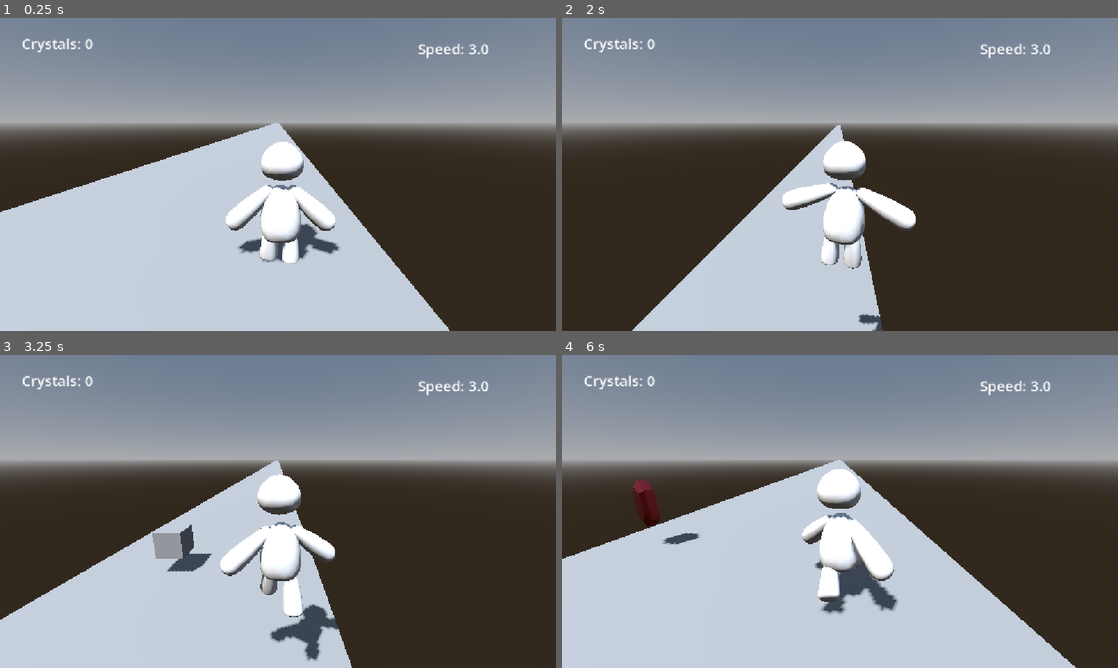
Above: before the commit, frames 1-4 (two rows, left to right).
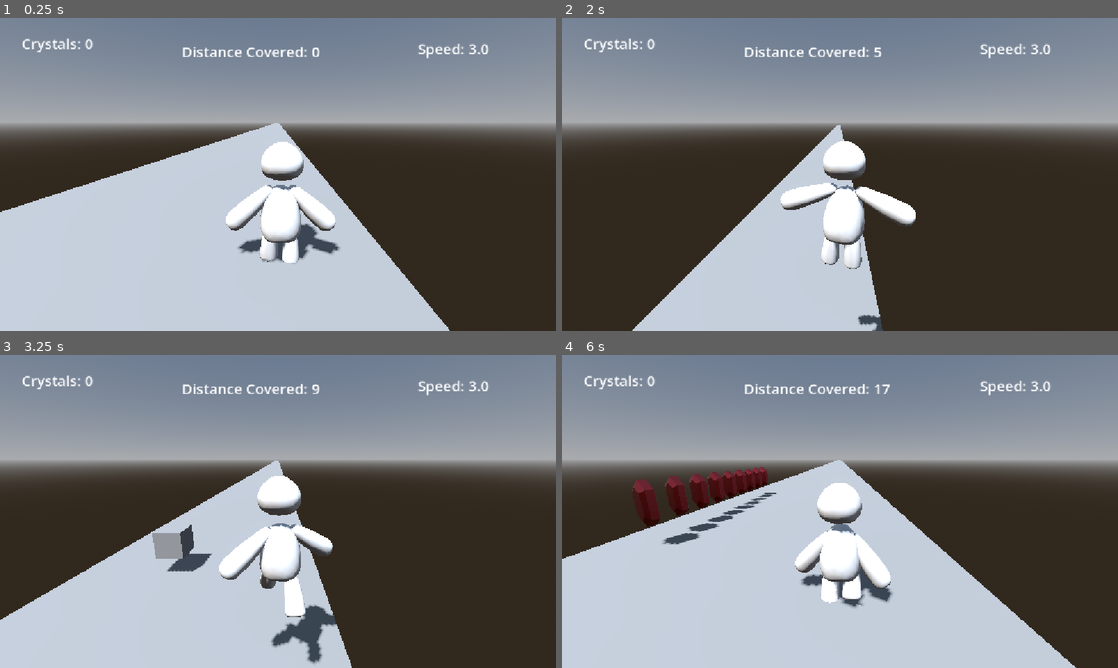
Above: after the commit, the same moments.

Repository: TheAbdullahSaleem/Runner
Game: Godot game, scene res://Scenes/Main.tscn
Same seed, same stepped clock (60 frames per second), same inputs: the game is played once before the commit and once after it.
Inputs (mouse positions are in pixels of both pictures, inside the frame that each line leads up to):
- Up to frame 1 (0.25 s): no input
- Up to frame 2 (2 s): tap Enter at 0.5 s; move the mouse to (962, 158) at 0.52 s; hold Right (right) 0.53-1.28 s; tap Alt at 0.6 s; click (962, 158) at 0.67 s; tap Space (jump) at 0.77, 1.52 s; move the mouse to (728, 190) at 1.27 s; hold Down from 1.28 s (still down); tap Shift at 1.35 s
- Up to frame 3 (3.25 s): move the mouse to (333, 442) at 2.02 s; release Down at 2.03 s; hold Right (right) 2.03-2.78 s; tap Alt at 2.1 s; move the mouse to (250, 574) at 2.77 s; hold Up from 2.78 s (still down); tap Shift at 2.85 s; click (250, 574) at 2.92 s; tap Space (jump) at 3.02 s
- Up to frame 4 (6 s): move the mouse to (1006, 558) at 3.52 s; release Up at 3.53 s; hold Left (left) 3.53-5.03 s; tap Alt at 3.6, 5.1 s; tap Space (jump) at 3.77, 4.52 s; move the mouse to (673, 464) at 4.27 s; tap Shift at 4.35, 5.85 s; move the mouse to (867, 511) at 5.02 s; hold Down 5.03-5.78 s; click (867, 511) at 5.17 s; move the mouse to (756, 433) at 5.77 s; hold Right (right) from 5.78 s (still down)

The runs differ from the first frame. In frame 1, 0.3% of the frame differs, in the area x 32-58%, y 9-13%; in frame 2, 0.9%; in frame 3, 1.7%; in frame 4, 5.4%, in the area x 18-61%, y 9-83%.

Commit message:
Made the distnce show on screen and coins come many at once now

Diff:
--- a/Scenes/Main.tscn
+++ b/Scenes/Main.tscn
@@ -28,6 +28,8 @@
 
 [node name="Player" parent="." unique_id=1728798874 instance=ExtResource("1_r150o")]
 transform = Transform3D(1, 0, 0, 0, 1, 0, 0, 0, 1, -2.1464276, 0, 0)
+speed = null
+boosted_speed = null
 
 [node name="CSGBox3D" type="CSGBox3D" parent="." unique_id=1037971797]
 transform = Transform3D(1, 0, 0, 0, 1, 0, 0, 0, 1, 0, -0.1427381, 0)
--- a/Scenes/ui.tscn
+++ b/Scenes/ui.tscn
@@ -40,3 +40,17 @@
 horizontal_alignment = 1
 vertical_alignment = 1
 metadata/_edit_use_anchors_ = true
+
+[node name="Label3" type="Label" parent="Control" unique_id=991122975]
+layout_mode = 1
+anchors_preset = -1
+anchor_left = 0.32725695
+anchor_top = 0.074074075
+anchor_right = 0.32725695
+anchor_bottom = 0.10339506
+offset_right = 40.0
+offset_bottom = 23.0
+theme_override_font_sizes/font_size = 30
+horizontal_alignment = 1
+vertical_alignment = 1
+metadata/_edit_use_anchors_ = true
--- a/Scripts/Player.gd
+++ b/Scripts/Player.gd
@@ -36,6 +36,7 @@
 	anim_tree["parameters/jump/blend_amount"] = jump_val
 	anim_tree["parameters/fall/blend_amount"] = fall_val
 func _physics_process(delta: float) -> void:
+	Globals.distance_covered = position.z
 	Globals.player_speed = velocity.z
 	if is_on_floor():
 		current_anim = RUN
--- a/Scripts/globals.gd
+++ b/Scripts/globals.gd
@@ -3,6 +3,7 @@
 var speed_powerup : bool = false
 var speed_powerup_timer := 0.0
 var player_speed : float
+var distance_covered : int = 0
 @export var boost_durtion : float = 30.0
 
 # Called when the node enters the scene tree for the first time.
--- a/Scripts/main.gd
+++ b/Scripts/main.gd
@@ -4,7 +4,6 @@
 @onready var timer: Timer = $Timer
 @onready var timer_2: Timer = $Timer2
 @onready var player: CharacterBody3D = $Player
-
 # Called when the node enters the scene tree for the first time.
 func _ready() -> void:
 	timer.timeout.connect(spawning_crystal)
@@ -14,10 +13,11 @@
 func _process(delta: float) -> void:
 	pass
 func spawning_crystal() -> void :
-	var crystal_instance = crystal.instantiate()
-	add_child(crystal_instance)
 	var lane = (randi_range(0,3) - 1.5) * 2
-	crystal_instance.global_position = Vector3(lane,1.1,player.global_position.z+5)
+	for i in 9:
+		var crystal_instance = crystal.instantiate()
+		add_child(crystal_instance)
+		crystal_instance.global_position = Vector3(lane,1.1,player.global_position.z+5+i)
 func spawning_speedpowerup() -> void :
 	var speed_powerup_instance = speed_powerup.instantiate()
 	add_child(speed_powerup_instance)
--- a/Scripts/ui.gd
+++ b/Scripts/ui.gd
@@ -1,6 +1,7 @@
 extends CanvasLayer
 @onready var label: Label = $Control/Label
 @onready var label_2: Label = $Control/Label2
+@onready var label_3: Label = $Control/Label3
 
 
 # Called when the node enters the scene tree for the first time.
@@ -12,3 +13,4 @@
 func _process(delta: float) -> void:
 	label.text = "Crystals: " + str(Globals.crystals)
 	label_2.text = "Speed: " + str(Globals.player_speed)
+	label_3.text = "Distance Covered: " + str(Globals.distance_covered)
